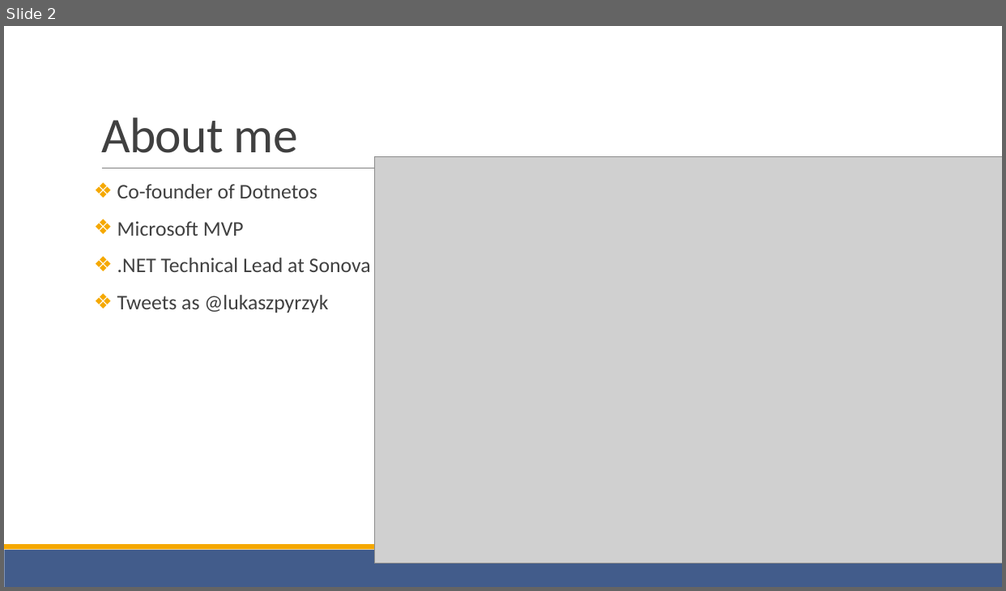
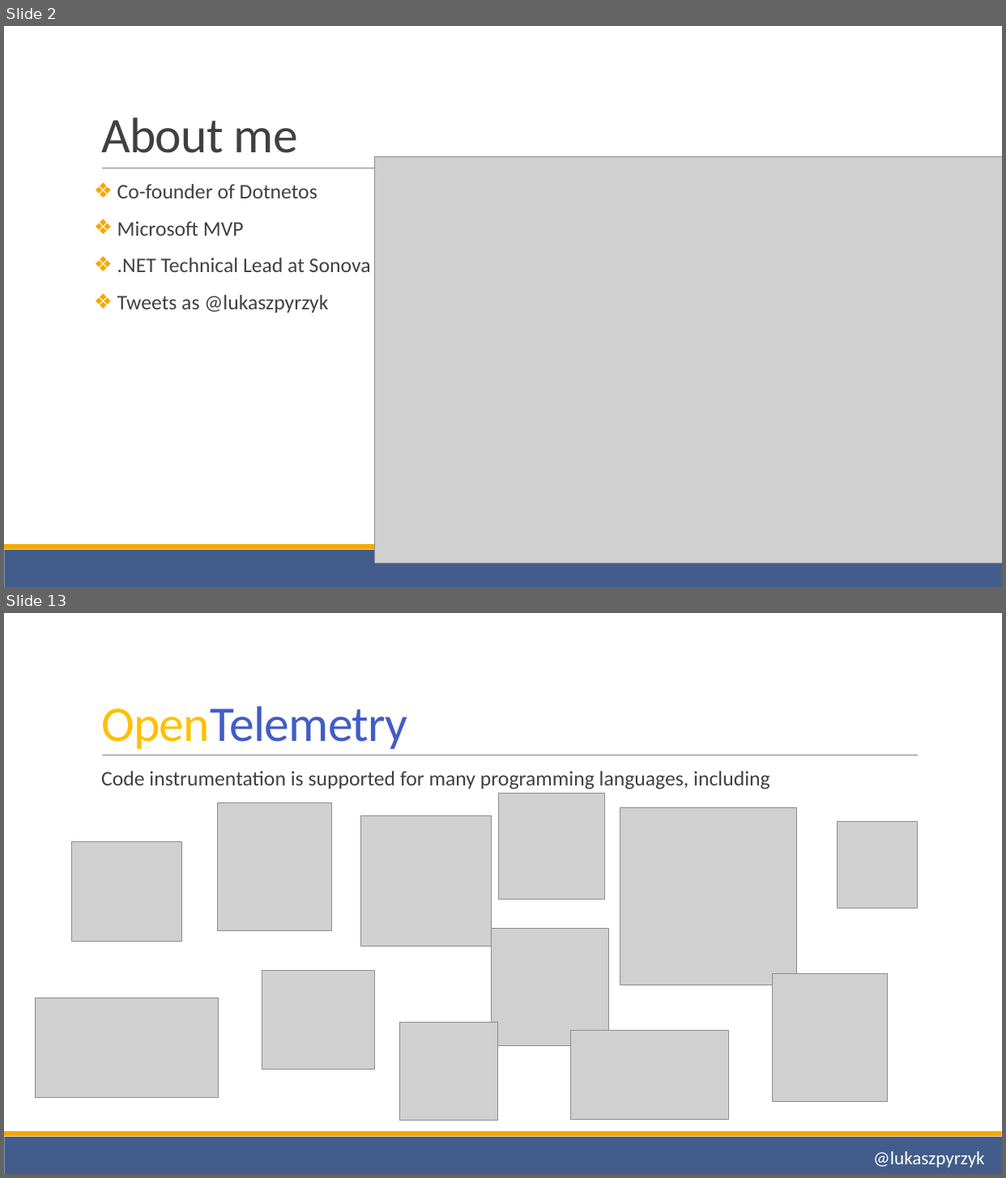
Before and after one commit to lukasz-pyrzyk/opentelemetry-demo, a slide deck: OpenTelemetry.pptx. Shown one above the other, each under a label of ours: slide 2 before the commit, slides 2 and 13 after it; the slides between them are not shown. The pictures are 1006x591 and 1006x1178 pixels, drawn with LibreOffice and Linux fonts; fonts in the diff are those of the drawing; grey boxes stand for pictures. Boxes give left, top, right and bottom in pixels: in the first picture for what was removed or moved away, otherwise in the second. Text is boxed around its words. In the diff, an @@ line names an element or a change of style, - is before the commit and + after.

```diff
--- a/OpenTelemetry.pptx
+++ b/OpenTelemetry.pptx
@@ slide 13 added at [4, 613, 1002, 1174], background #FFFFFF; not listed: 3 template elements that a slide beside it also shows @@
@@ title added at [101, 706, 408, 749], 48 pt, text #425CC7 @@
+OpenTelemetry
@@ text added at [101, 771, 770, 790], 20 pt, text #404040 @@
+  Code instrumentation is supported for many programming languages, including
@@ picture added at [217, 803, 331, 931] @@
@@ picture added at [499, 794, 605, 900] @@
@@ picture added at [361, 815, 492, 946] @@
@@ picture added at [620, 807, 798, 985] @@
@@ picture added at [837, 822, 918, 909] @@
@@ picture added at [71, 842, 181, 941] @@
@@ picture added at [492, 929, 608, 1046] @@
@@ picture added at [262, 970, 375, 1069] @@
@@ picture added at [773, 973, 889, 1102] @@
@@ picture added at [35, 999, 218, 1097] @@
@@ picture added at [400, 1023, 498, 1121] @@
@@ picture added at [571, 1031, 730, 1119] @@
@@ text added at [873, 1152, 984, 1168], 18 pt, text #FFFFFF @@
+@lukaszpyrzyk
```
Also in this commit, not shown: 8 slides changed, 15 other slides added, 9 slides removed.
